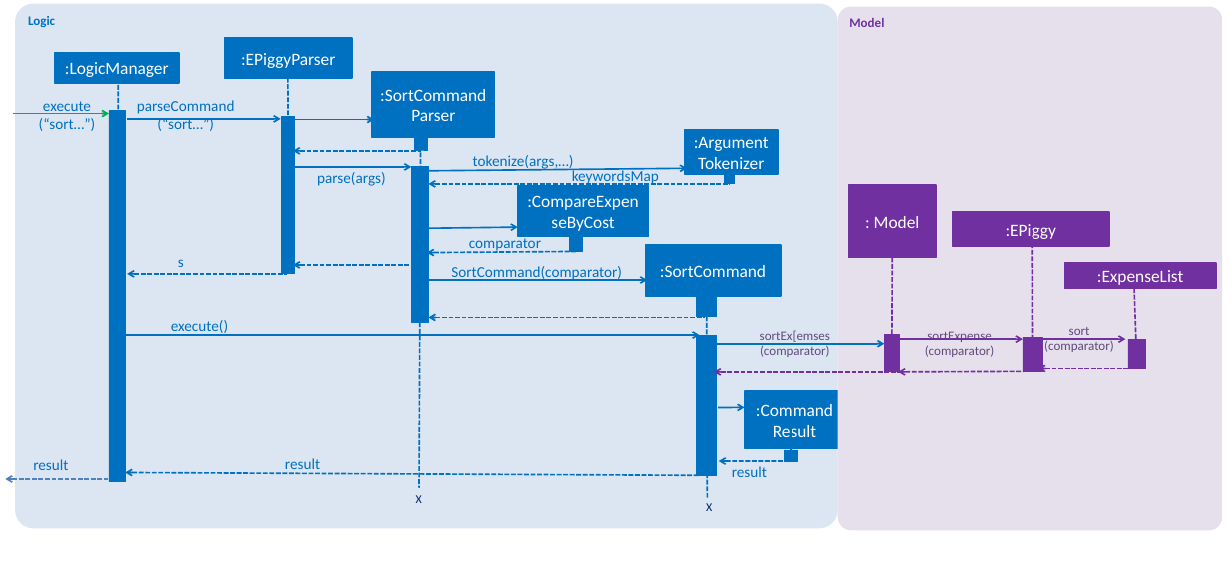
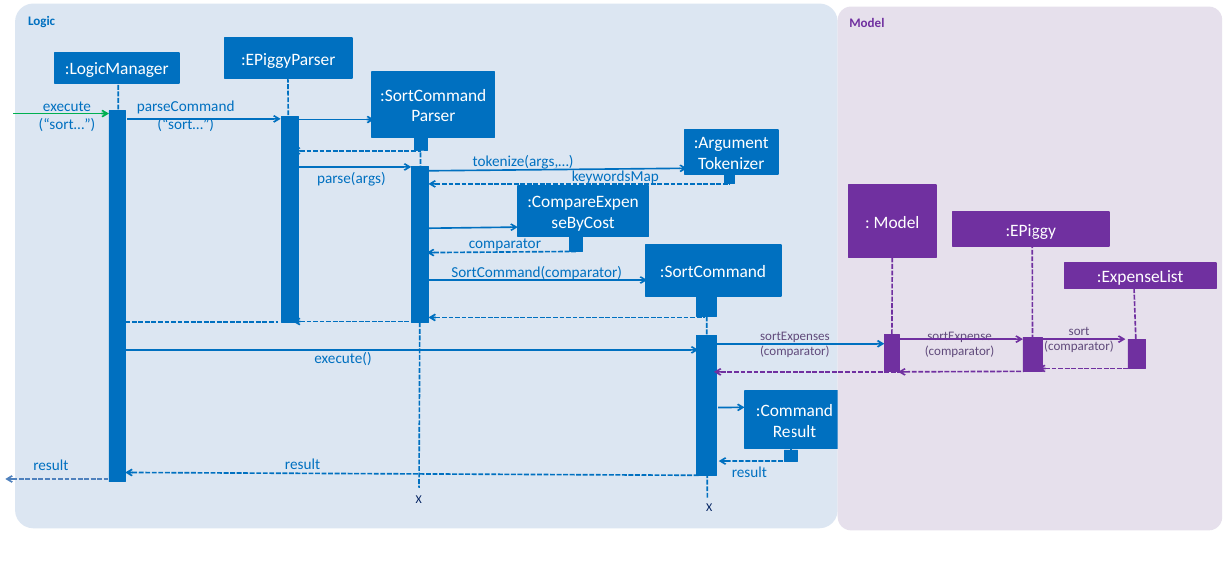
Before and after one commit to tehwenyi/main, a slide deck: slide 1 of docs/diagrams/SortCommandSequenceDiagram.pptx. Drawn at 1232x587 pixels with LibreOffice and Linux fonts; fonts in the diff are those of the drawing. Boxes give left, top, right and bottom in pixels: in the first picture for what was removed or moved away, otherwise in the second. Text is boxed around its words. In the diff, an @@ line names an element or a change of style, - is before the commit and + after.

```diff
--- a/docs/diagrams/SortCommandSequenceDiagram.pptx
+++ b/docs/diagrams/SortCommandSequenceDiagram.pptx
@@ line moved from (288, 77) - (289, 274) to (288, 77) - (290, 322) @@
@@ rectangle: place and size @@
-rectangle at [282, 117, 295, 273]
+rectangle at [282, 117, 298, 321]
@@ text removed at [178, 259, 184, 267] @@
-s
@@ arrow moved from (128, 274) - (287, 274) to (118, 322) - (278, 322) @@
@@ arrow moved from (293, 265) - (421, 265) to (293, 321) - (421, 321) @@
@@ arrow moved from (117, 335) - (699, 335) to (116, 350) - (699, 350) @@
@@ text "execute()": place and size @@
-text "execute()" at [171, 320, 228, 336]
+text "execute()" at [314, 350, 371, 365]
@@ text at [760, 331, 830, 344]: text changed @@
-sortEx[emses
+sortExpenses
```
Also in this commit, not shown: 6 other files.
